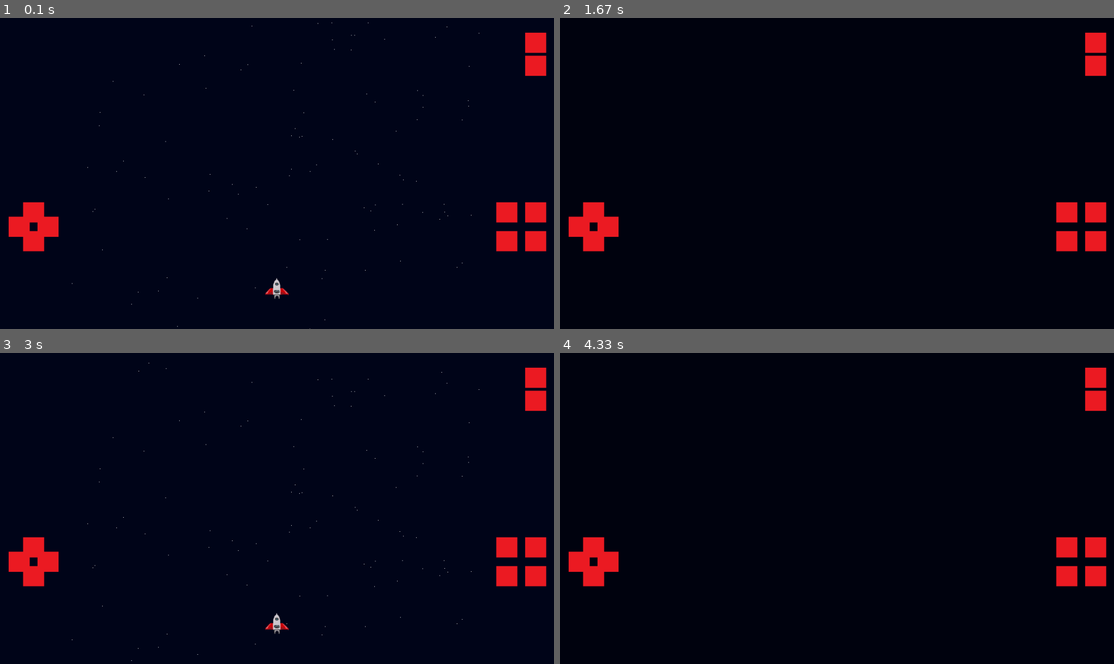
Above: before the commit, frames 1-4 (two rows, left to right).
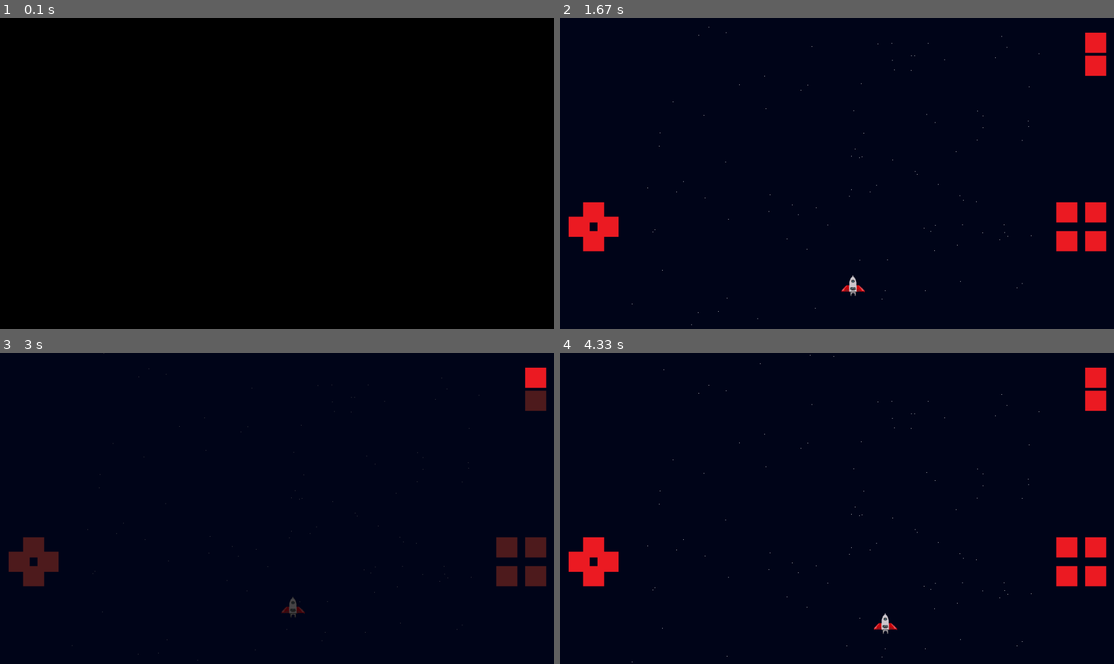
Above: after the commit, the same moments.

Repository: MicaelaEdith/spacecraftGame-pygame
Game: pygame game, started from main.py
Two runs of this game, one before a commit and one after it. Both use one fixed random seed, a clock stepped at 60 frames per second and the inputs below.
Inputs (mouse positions are in pixels of both pictures, inside the frame that each line leads up to):
- Up to frame 1 (0.1 s): no input
- Up to frame 2 (1.67 s): click (1097, 42) at 0.38 s; click (593, 210) at 0.72 s; press the mouse at (609, 226) at 1.03 s; move the mouse to (781, 179) at 1.13 s; release the mouse at (953, 133) at 1.27 s; press the mouse at (593, 241) at 1.37 s; move the mouse to (676, 173) at 1.47 s; release the mouse at (759, 108) at 1.6 s
- Up to frame 3 (3 s): press the mouse at (33, 545) at 1.7 s; move the mouse to (127, 552) at 1.8 s; release the mouse at (221, 558) at 1.93 s; click (537, 377) at 2.05 s
- Up to frame 4 (4.33 s): click (1097, 377) at 3.38 s; press the mouse at (609, 561) at 3.7 s; move the mouse to (704, 583) at 3.8 s; release the mouse at (803, 604) at 3.93 s; press the mouse at (609, 561) at 4.03 s; move the mouse to (753, 548) at 4.13 s; release the mouse at (903, 536) at 4.27 s

The runs differ from the first frame. In frame 1, 2.7% of the frame differs, in the area x 1-99%, y 1-100%; in frame 2, 0.2%; in frame 3, 2.5%; in frame 4, 0.2%.

Commit message:
add, data & menu

Diff:
--- /dev/null
+++ b/data.py
@@ -0,0 +1,63 @@
+import csv
+import os
+
+class Data:
+    def __init__(self, filename):
+        self.filename = filename
+        self.fieldnames = ['name', 'level', 'checkpoint', 'health', 'points', 'mejoras']
+        # Crea el archivo si no existe
+        if not os.path.isfile(self.filename):
+            self.create_file()
+
+    def create_file(self):
+        with open(self.filename, mode='w', newline='') as file:
+            writer = csv.DictWriter(file, fieldnames=self.fieldnames)
+            writer.writeheader()
+
+    def read_data(self):
+        if not os.path.isfile(self.filename):
+            self.create_file()
+            return []
+
+        with open(self.filename, mode='r', newline='') as file:
+            reader = csv.DictReader(file)
+            return [row for row in reader]
+
+    def write_data(self, data):
+        # 'data' es una lista de diccionarios, cada diccionario representa una fila
+        with open(self.filename, mode='a', newline='') as file:
+            writer = csv.DictWriter(file, fieldnames=self.fieldnames)
+            writer.writerows(data)
+
+    def update_data(self, name, **kwargs):
+        rows = self.read_data()
+        for row in rows:
+            if row['name'] == name:
+                for key, value in kwargs.items():
+                    if key in self.fieldnames:
+                        row[key] = value
+
+        with open(self.filename, mode='w', newline='') as file:
+            writer = csv.DictWriter(file, fieldnames=self.fieldnames)
+            writer.writeheader()
+            writer.writerows(rows)
+
+# Ejemplo de uso
+if __name__ == "__main__":
+    data_manager = Data('game_data.csv')
+
+    # Escribir datos
+    data_manager.write_data([
+        {'name': 'Player1', 'level': 1, 'checkpoint': 1, 'health': 100, 'points': 10, 'mejoras': 'A1'},
+        {'name': 'Player2', 'level': 2, 'checkpoint': 3, 'health': 80, 'points': 20, 'mejoras': 'B2'}
+    ])
+
+    # Leer datos
+    all_data = data_manager.read_data()
+    print(all_data)
+
+    # Actualizar datos
+    data_manager.update_data('Player1', health=90, points=15)
+
+    updated_data = data_manager.read_data()
+    print(updated_data)
--- a/main.py
+++ b/main.py
@@ -2,6 +2,7 @@
 import os, sys
 from playerController import Player
 from map import Starts, Button
+from menu import Menu, Pause
 
 pygame.init()
 
@@ -11,16 +12,25 @@
 screenWidth, screenHeight = info.current_w, info.current_h
 white = (255, 255, 255)
 blue = (1, 6, 26)
-blue_light = (1, 4, 16)
+blue_light = (4, 19, 40)
+alpha = 5
 clock = pygame.time.Clock()
 start = True
+game = False
+
 
 if screenWidth > 1920 or screenHeight > 1080:
     screenWidth = 1920
     screenHeight = 1080
 
 display = pygame.display.set_mode((screenWidth, screenHeight))
-pygame.display.set_caption("Tango triste para un asteroide")
+pygame.display.set_caption("Tango triste en un asteroide")
+
+
+#Menu principal y pausa
+menu = Menu(screenWidth,screenHeight)
+start_menu = Pause(screenWidth, screenHeight)
+
 
 # Inicialización del jugador y el fondo de estrellas
 xPosition = int((screenWidth / 2) - 40)
@@ -33,7 +43,7 @@
 
 # Crear botones
 buttons_left = [
-    Button(80, screenHeight // 2 + 100,"Assets/Buttons/up_arrow.png"),
+    Button(80, screenHeight // 2 + 100, "Assets/Buttons/up_arrow.png"),
     Button(80, screenHeight // 2 + 200, "Assets/Buttons/down_arrow.png"),
     Button(30, screenHeight // 2 + 150, "Assets/Buttons/left_arrow.png"),
     Button(130, screenHeight // 2 + 150, "Assets/Buttons/right_arrow.png"),
@@ -47,15 +57,30 @@
 ]
 
 buttons_menu = [
-    Button(screenWidth - 100, screenHeight// 21, "Assets/Buttons/actionA.png"), #start
-    Button(screenWidth - 100, screenHeight// 21 + 80, "Assets/Buttons/actionA.png"), #mute
+    Button(screenWidth - 100, screenHeight // 21, "Assets/Buttons/actionA.png"),  # start
+    Button(screenWidth - 100, screenHeight // 21 + 80, "Assets/Buttons/actionA.png"),  # mute
 ]
 
 # Variables para acciones
 a, b, c, d = False, False, False, False
 
+# Bucle Menu
+while not game:
+	for event in pygame.event.get():
+		if event.type == pygame.MOUSEBUTTONDOWN:
+	            mouse_pos = pygame.mouse.get_pos()
+	            for button in buttons_menu:
+	                button.is_clicked(mouse_pos)
+
+	            if buttons_menu[0].clicked:
+	                game = True
+
+
+	menu.draw(display)
+	buttons_menu[0].draw(display)
+
 # Bucle principal
-while True:
+while game:
     for event in pygame.event.get():
         if event.type == pygame.QUIT:
             pygame.quit()
@@ -64,8 +89,6 @@
             if event.key == pygame.K_ESCAPE:
                 pygame.quit()
                 sys.exit()
-
-
 
         if event.type == pygame.MOUSEBUTTONDOWN or event.type == pygame.MOUSEBUTTONUP:
             mouse_pos = pygame.mouse.get_pos()
@@ -84,8 +107,6 @@
             c = buttons_right[2].clicked
             d = buttons_right[3].clicked
 
-
-
         if event.type == pygame.MOUSEBUTTONDOWN:
             mouse_pos = pygame.mouse.get_pos()
             for button in buttons_menu:
@@ -94,20 +115,17 @@
             if buttons_menu[0].clicked:
                 start = not start
 
-
     if start:
         player.movePlayer()
         display.fill(blue)
         starts1.drawStarts(display)
         starts2.drawStarts(display)
         player.drawPlayer(display)
+        for button in buttons_left + buttons_right + buttons_menu:
+            button.draw(display)
     else:
-        display.fill(blue_light)
-
-
-    # Dibujar botones
-    for button in buttons_left + buttons_right + buttons_menu:
-        button.draw(display)
+        start_menu.draw(display)
+        buttons_menu[0].draw(display)
 
     pygame.display.flip()
     clock.tick(60)
--- a/map.py
+++ b/map.py
@@ -18,59 +18,58 @@
 
 class Starts():
     def __init__(self, screenW, screenH):
-        self.screenW=int(screenW)
-        self.screenH=int(screenH)
-        self.white=(240,240,240)
-        self.positionList=[]
-        self.speed=1
-        self.quiet=False
+        self.screenW = int(screenW)
+        self.screenH = int(screenH)
+        self.white = (240, 240, 240)
+        self.positionList = []
+        self.speed = 1
+        self.quiet = False
         for i in range(50):
-            self.xPosition=random.randrange((self.screenW-(screenW+10)),(screenW+10))
-            self.xPosition=random.randrange(int(self.screenW/8),int((screenW/8*7)))
-            self.yPosition=random.randrange(-5,self.screenH)
+            self.xPosition = random.randrange((self.screenW - (screenW + 10)), (screenW + 10))
+            self.xPosition = random.randrange(int(self.screenW / 8), int((screenW / 8 * 7)))
+            self.yPosition = random.randrange(-5, self.screenH)
             self.positionList.append([self.xPosition, self.yPosition])
 
     def drawStarts(self, display):
         for i in self.positionList:
-            self.xP=i[0]
-            self.yP=i[1]
+            self.xP = i[0]
+            self.yP = i[1]
 
-            pygame.draw.circle(display,self.white,(int(self.xP), int(self.yP)),1)
+            pygame.draw.circle(display, self.white, (int(self.xP), int(self.yP)), 1)
             if not self.quiet:
-                if(i[1]<self.screenH+5):
-                    i[1]+=self.speed
+                if(i[1] < self.screenH + 5):
+                    i[1] += self.speed
                 else:
-                    i[1]=-5
-                    i[0]=random.randrange(int(self.screenW/8),int((self.screenW/8*7)))
+                    i[1] = -5
+                    i[0] = random.randrange(int(self.screenW / 8), int((self.screenW / 8 * 7)))
             else:
-                if(i[1]<self.screenH+2.5):
-                    i[1]+=self.speed
+                if(i[1] < self.screenH + 2.5):
+                    i[1] += self.speed
                 else:
-                    i[1]=-2.5
-                    i[0]=random.randrange(int(self.screenW/8),int((self.screenW/8*7)))
+                    i[1] = -2.5
+                    i[0] = random.randrange(int(self.screenW / 8), int((self.screenW / 8 * 7)))
 
 
 """
 class Meteorite():
     def __init__(self, screenW, screenH):
-        self.screenW=int(screenW)
-        self.screenH=int(screenH)
-        self.speed=4
-        self.chromaKey=([1,7,27])
-        self.image=pygame.image.load("Assets/Objects/meteorite.png")
+        self.screenW = int(screenW)
+        self.screenH = int(screenH)
+        self.speed = 4
+        self.chromaKey = [1, 7, 27]
+        self.image = pygame.image.load("Assets/Objects/meteorite.png")
         self.image.set_colorkey(self.chromaKey)
-        self.positionList=[]
-        self.rectList=[]
+        self.positionList = []
+        self.rectList = []
 
         for i in range(10):
-            self.xPosition=random.randrange(int((self.screenW-(self.screenW/4*3))),int((self.screenW/4*3)))
-            self.yPosition=random.randrange(-1000,-100)
+            self.xPosition = random.randrange(int((self.screenW - (self.screenW / 4 * 3))), int((self.screenW / 4 * 3)))
+            self.yPosition = random.randrange(-1000, -100)
             self.meteoriteRect = self.image.get_rect()
             self.meteoriteRect.x = self.xPosition
             self.meteoriteRect.y = self.yPosition
             self.positionList.append([self.xPosition, self.yPosition])
             self.rectList.append(self.meteoriteRect)
-
 
     def draw(self, display, event):
         for i, position in enumerate(self.positionList):
@@ -84,56 +83,37 @@
                 xP = random.randrange(int((self.screenW - (self.screenW / 4 * 3.5))), int((self.screenW / 4 * 3.5)))
 
             self.positionList[i] = [xP, yP]
-            meteorite_rect.x, meteorite_rect.y = xP, yP
-
-
+            meteorite_rect.x, yP = xP, yP
 
         for i in self.positionList:
             display.blit(self.image, [i[0], i[1]])
 
         for i in self.positionList:
-            self.xP=i[0]
-            self.yP=i[1]
+            self.xP = i[0]
+            self.yP = i[1]
 
-            if(i[1]<self.screenH+5):
-                i[1]+=self.speed
+            if i[1] < self.screenH + 5:
+                i[1] += self.speed
             else:
-                i[1]=random.randrange(-700,-100)
-                i[0]=random.randrange(int((self.screenW-(self.screenW/4*3.5))),int((self.screenW/4*3.5)))
+                i[1] = random.randrange(-700, -100)
+                i[0] = random.randrange(int((self.screenW - (self.screenW / 4 * 3.5))), int((self.screenW / 4 * 3.5)))
 
-            if event.type==pygame.KEYDOWN:
-                if event.key==pygame.K_UP:
-                    self.speed=4
-                if event.key==pygame.K_LEFT:
-                    i[0]+=2
-                if event.key==pygame.K_RIGHT:
-                    i[0]-=2
-            if event.type==pygame.KEYUP:
-                if event.key==pygame.K_UP:
-                    self.speed=2
+            if event.type == pygame.KEYDOWN:
+                if event.key == pygame.K_UP:
+                    self.speed = 4
+                if event.key == pygame.K_LEFT:
+                    i[0] += 2
+                if event.key == pygame.K_RIGHT:
+                    i[0] -= 2
+            if event.type == pygame.KEYUP:
+                if event.key == pygame.K_UP:
+                    self.speed = 2
 
 class PlatformSpeed():
     def __init__(self):
-        self.xPosition=500
-        self.yPosition=500
-        self.image1=pygame.image.load("Assets/Objects/platform1.png")
-        self.image2=pygame.image.load("Assets/Objects/platform2.png")
-        self.chromaKey=([1,7,27])
-        self.image1.set_colorkey(self.chromaKey)
-        self.image2.set_colorkey(self.chromaKey)
-        self.image=self.image1
-        self.rect=self.image.get_rect()
-        self.turboSpeed=False
-        self.count=0
-
-    def draw(self, display):
-        if (self.count%2==0):
-            self.image=self.image2
-            self.count+=.5
-        else:
-            self.image=self.image1
-            self.count+=.5
-
-        display.blit(self.image,[self.xPosition,self.yPosition])
-
+        self.xPosition = 500
+        self.yPosition = 500
+        self.image1 = pygame.image.load("Assets/Objects/platform1.png")
+        self.image2 = pygame.image.load("Assets/Objects/platform2.png")
+        self.chromaKey = [1, 7, 27]
 """
--- /dev/null
+++ b/menu.py
@@ -0,0 +1,21 @@
+import pygame
+from data import Data
+
+class Menu():
+	def __init__(self, screenWidth, screenHeight):
+		self.init_menu = pygame.Surface((screenWidth, screenHeight))
+		self.init_menu.fill((50,50,50))
+
+
+	def draw(self, display):
+		display.blit(self.init_menu, (0, 0))
+
+
+class Pause():
+	def __init__(self, screenWidth,screenHeight):
+		self.start_menu = pygame.Surface((screenWidth, screenHeight))
+		self.start_menu.set_alpha(5)
+		self.start_menu.fill((30,30,30))
+
+	def draw(self, display):
+		display.blit(self.start_menu, (0, 0))
